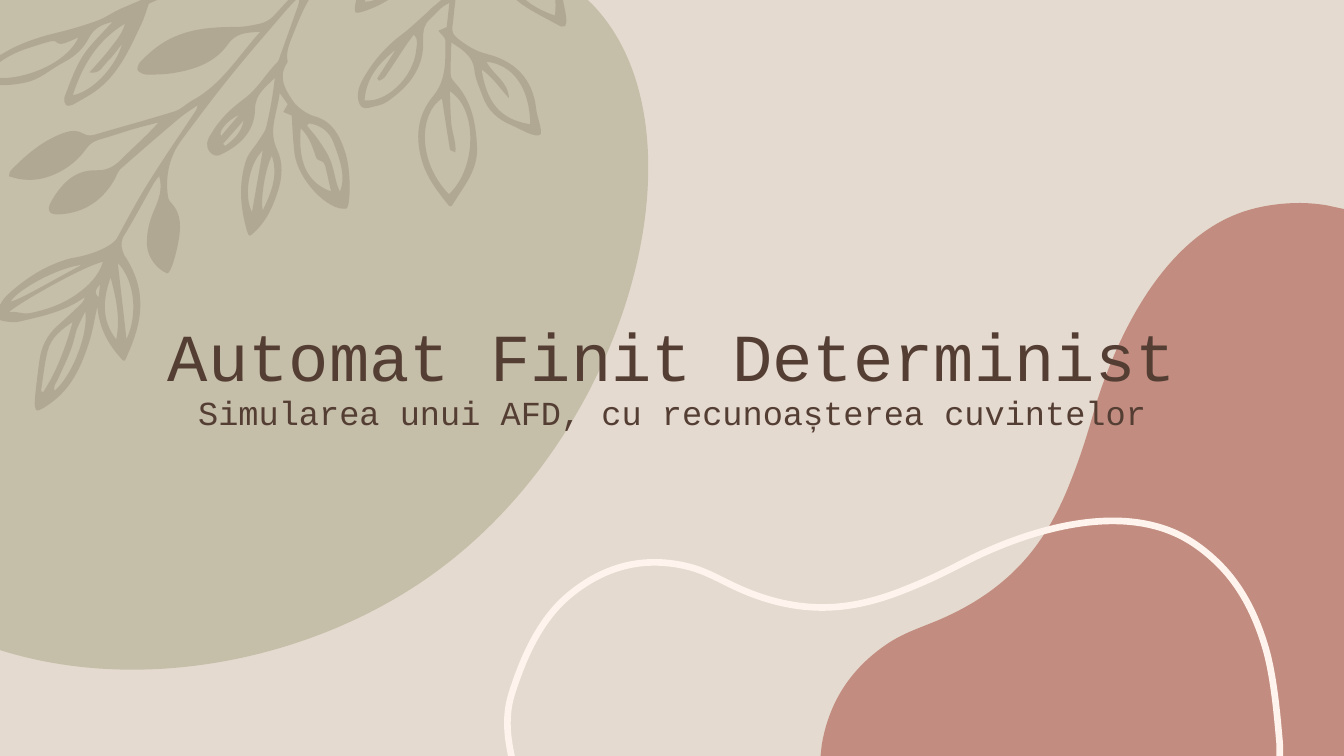
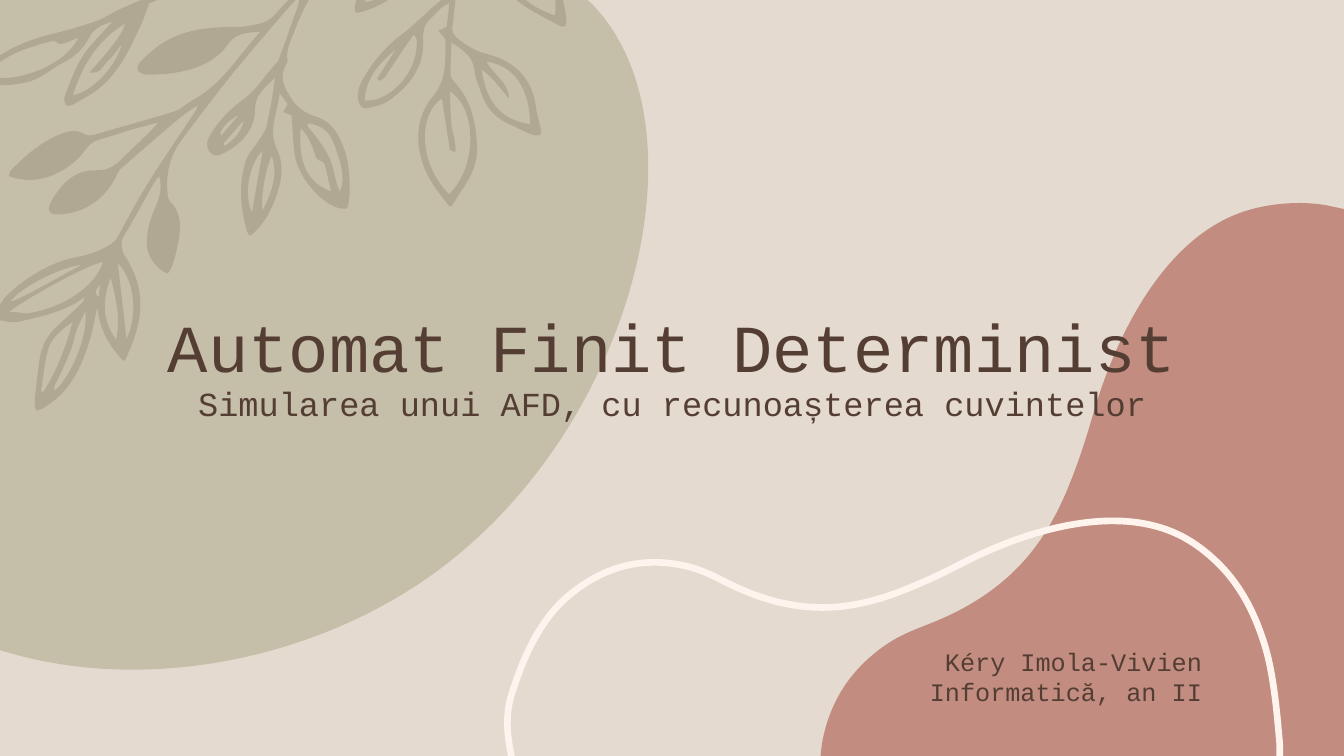
Before and after one commit to Irseora/Limbaje-Formale, a slide deck: slide 1 of DFA/Automat Finit Determinist.pptx. Drawn at 1344x756 pixels with LibreOffice and Linux fonts; fonts in the diff are those of the drawing. Boxes give left, top, right and bottom in pixels: in the first picture for what was removed or moved away, otherwise in the second. Text is boxed around its words. In the diff, an @@ line names an element or a change of style, - is before the commit and + after.

```diff
--- a/DFA/Automat Finit Determinist.pptx
+++ b/DFA/Automat Finit Determinist.pptx
@@ title "Automat Finit Determinist Simularea unui ..." moved from (x1=168, y1=333, x2=1175, y2=434) to (x1=168, y1=324, x2=1175, y2=425) @@
@@ text added at (x1=930, y1=653, x2=1202, y2=706), 18 pt, text #543E34 @@
+Kéry Imola-Vivien
+Informatică, an II
```
Also in this commit, not shown: 5 other slides changed, 11 slides added, 7 slides removed, 2 other files.
